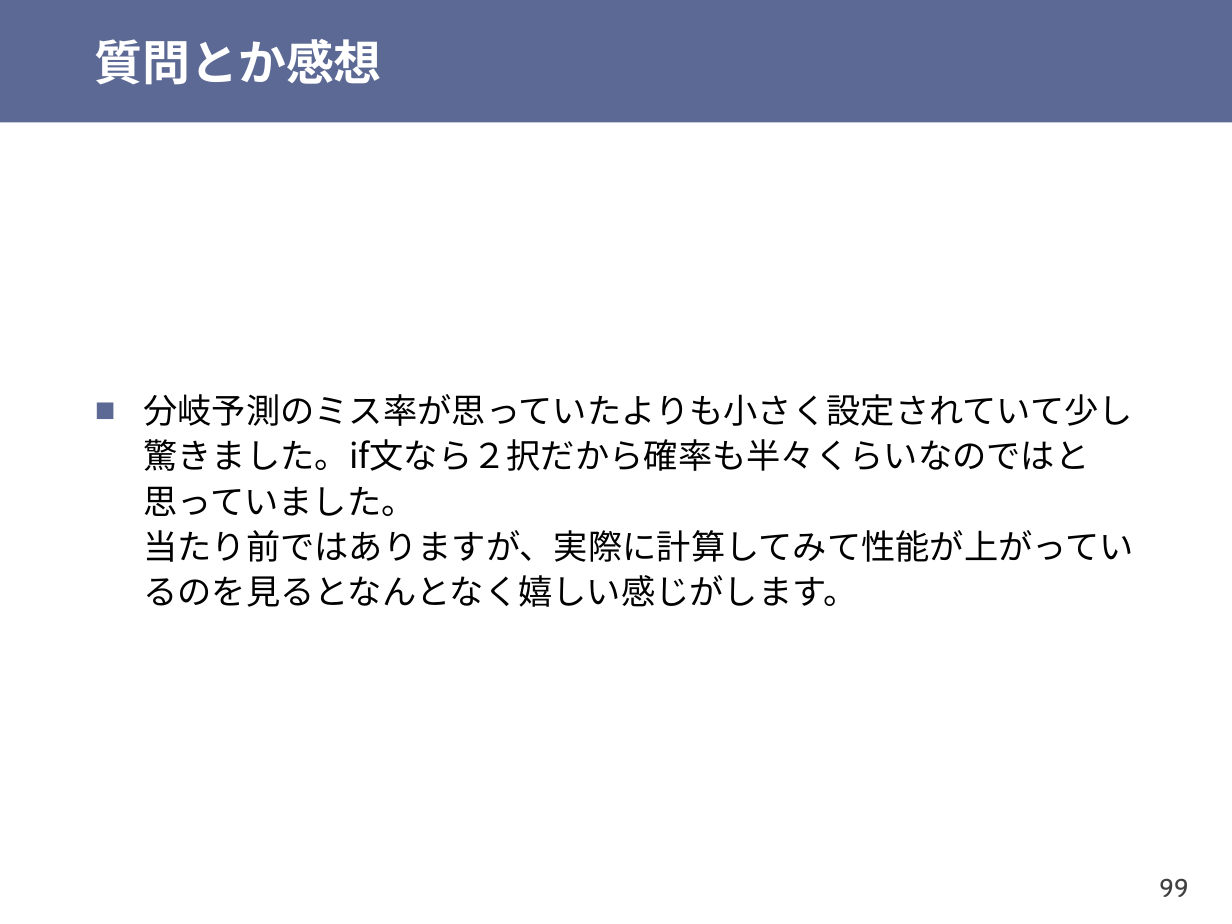
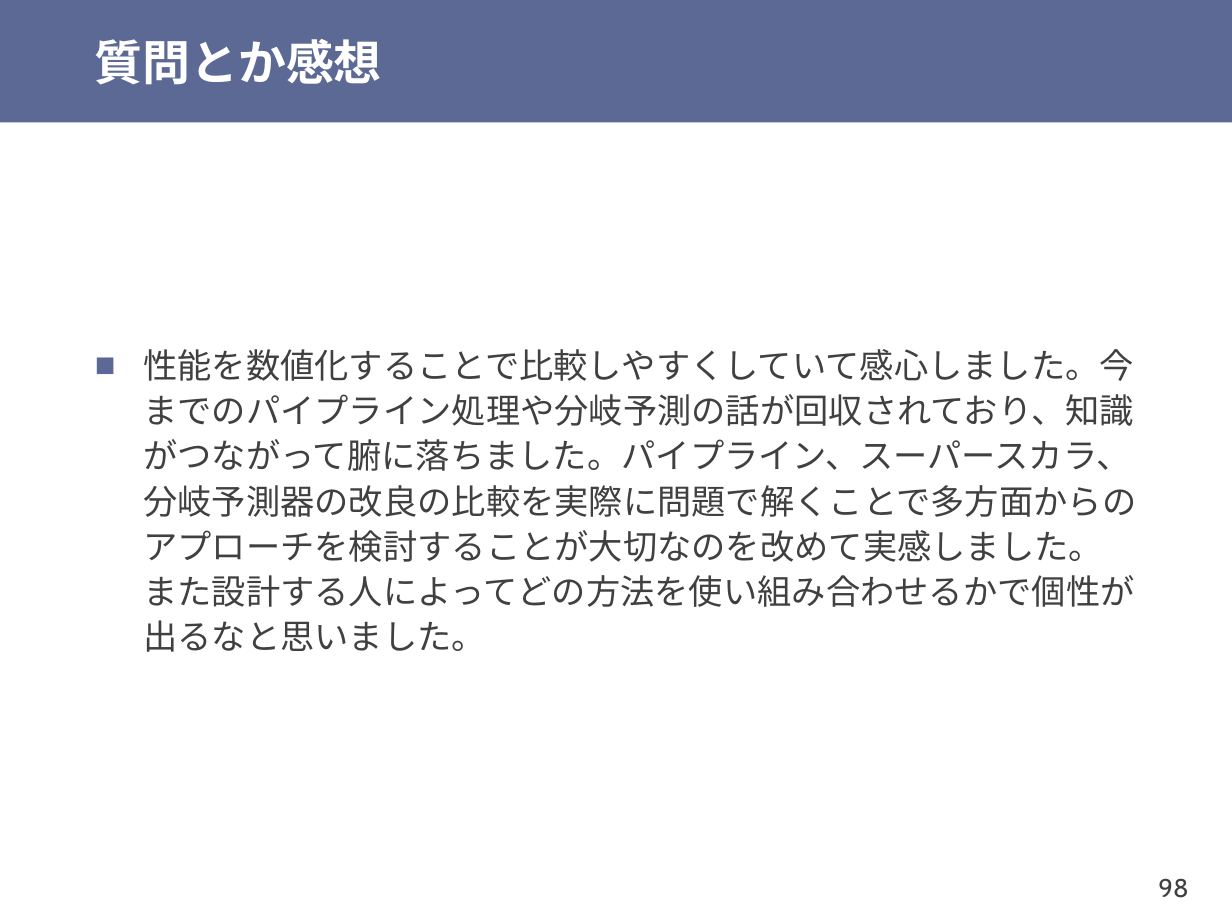
Before and after one commit to shioyadan/otya-computer-architecture-i, a slide deck: slide 98 of cai-shioya-09.pptx (slide 99 before the commit). Drawn at 1232x924 pixels with LibreOffice and Linux fonts; fonts in the diff are those of the drawing. Boxes give left, top, right and bottom in pixels: in the first picture for what was removed or moved away, otherwise in the second. Text is boxed around its words. In the diff, an @@ line names an element or a change of style, - is before the commit and + after.

```diff
--- a/cai-shioya-09.pptx
+++ b/cai-shioya-09.pptx
@@ text at bbox=[143, 349, 1136, 652]: text changed; font Noto Sans CJK JP to Cabin; text colour #000000 to #404040 @@
-■ 分岐予測のミス率が思っていたよりも小さく設定されていて少し驚きました。if文なら２択だから確率も半々くらいなのではと思っていました。
-  当たり前ではありますが、実際に計算してみて性能が上がっているのを見るとなんとなく嬉しい感じがします。
+■ 性能を数値化することで比較しやすくしていて感心しました。今までのパイプライン処理や分岐予測の話が回収されており、知識がつながって腑に落ちました。パイプライン、スーパースカラ、分岐予測器の改良の比較を実際に問題で解くことで多方面からのアプローチを検討することが大切なのを改めて実感しました。また設計する人によってどの方法を使い組み合わせるかで個性が出るなと思いました。
@@ page number at bbox=[1158, 878, 1188, 898]: text changed @@
-99
+98
```
Also in this commit, not shown: 14 other slides changed, 13 slides added, 4 slides removed, 1 other file.
